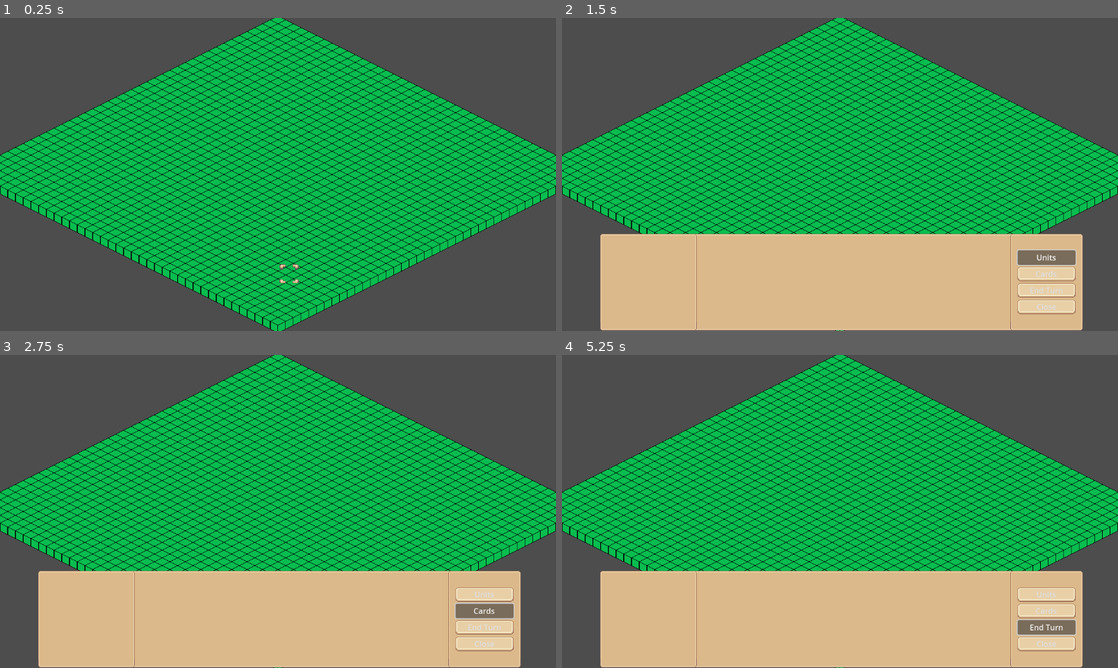
Above: before the commit, frames 1-4 (two rows, left to right).
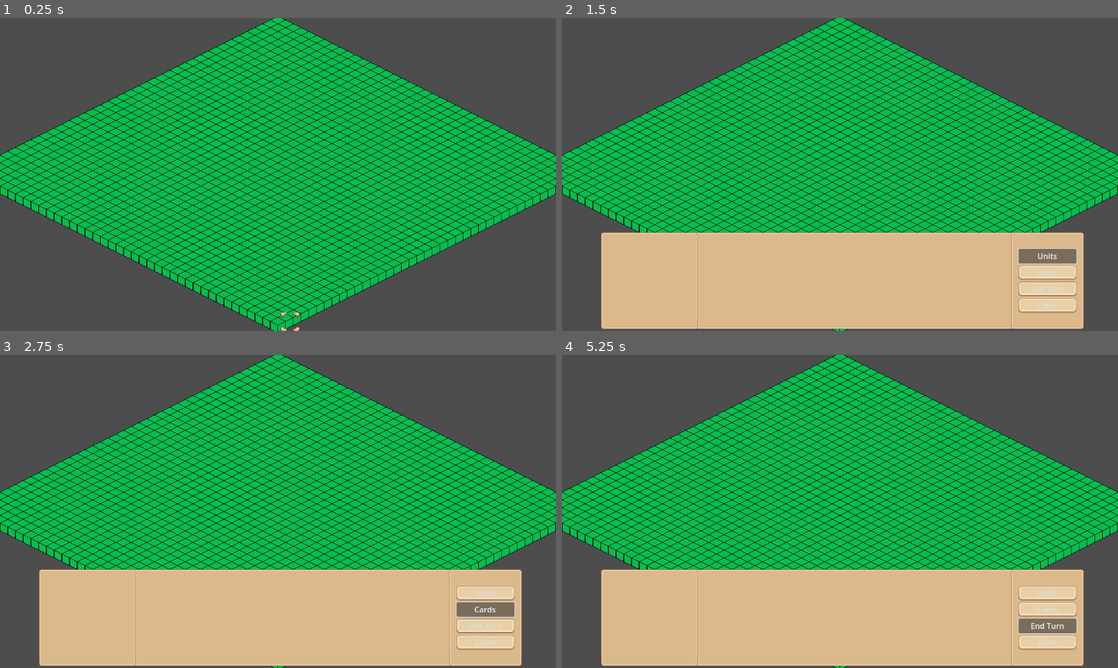
Above: after the commit, the same moments.

Repository: Heese-Gymnasium/Software_Projekt_Julius_Philipp
Game: Godot game, scene res://scenes/main.tscn
The game is run twice, just before and just after one commit, with the same random seed, the same clock (stepped at 60 frames per second) and the same inputs.
Inputs (mouse positions are in pixels of both pictures, inside the frame that each line leads up to; where the layout moved, square brackets give the same spot in the first picture):
- Up to frame 1 (0.25 s): no input
- Up to frame 2 (1.5 s): click (851, 321) [851, 274] at 0.5 s; click "Units" at 1.25 s
- Up to frame 3 (2.75 s): click "Cards" at 2 s
- Up to frame 4 (5.25 s): click "End Turn" at 2.75 s; click "Units" at 3.5 s; click "Cards" at 4.25 s; click "End Turn" at 5 s

The runs differ from the first frame. In frame 1, 0.1% of the frame differs, in the area x 50-54%, y 78-100%; in frame 2, 3.0%, in the area x 6-94%, y 68-100%; in frame 3, 3.0%; in frame 4, 2.9%.

Commit message:
ui_in_main_patch

Diff:
--- a/scenes/ingame_ui.tscn
+++ b/scenes/ingame_ui.tscn
@@ -23,27 +23,45 @@
 grow_horizontal = 2
 grow_vertical = 2
 
-[node name="Control_Menue" type="MarginContainer" parent="."]
+[node name="MarginContainer" type="MarginContainer" parent="."]
 layout_mode = 1
 anchors_preset = 15
 anchor_right = 1.0
 anchor_bottom = 1.0
 grow_horizontal = 2
 grow_vertical = 2
+
+[node name="Control" type="Control" parent="MarginContainer"]
+layout_mode = 2
+size_flags_horizontal = 4
+size_flags_vertical = 8
+
+[node name="Control_Menue" type="MarginContainer" parent="MarginContainer/Control"]
+layout_mode = 1
+anchors_preset = 7
+anchor_left = 0.5
+anchor_top = 1.0
+anchor_right = 0.5
+anchor_bottom = 1.0
+offset_left = -500.0
+offset_top = -204.0
+offset_right = 500.0
+grow_horizontal = 2
+grow_vertical = 0
 script = ExtResource("1_h2rwu")
 
-[node name="main_ui" type="VBoxContainer" parent="Control_Menue"]
+[node name="main_ui" type="VBoxContainer" parent="MarginContainer/Control/Control_Menue"]
 layout_mode = 2
 size_flags_horizontal = 0
 size_flags_vertical = 8
 
-[node name="main_ui_shell" type="MarginContainer" parent="Control_Menue/main_ui"]
+[node name="main_ui_shell" type="MarginContainer" parent="MarginContainer/Control/Control_Menue/main_ui"]
 custom_minimum_size = Vector2(1000, 200)
 layout_mode = 2
 size_flags_horizontal = 0
 size_flags_vertical = 8
 
-[node name="Backround" type="NinePatchRect" parent="Control_Menue/main_ui/main_ui_shell"]
+[node name="Backround" type="NinePatchRect" parent="MarginContainer/Control/Control_Menue/main_ui/main_ui_shell"]
 layout_mode = 2
 texture = ExtResource("1_v3yap")
 region_rect = Rect2(741, 38, 22, 22)
@@ -52,19 +70,19 @@
 patch_margin_right = 4
 patch_margin_bottom = 4
 
-[node name="seperator" type="Control" parent="Control_Menue/main_ui"]
+[node name="seperator" type="Control" parent="MarginContainer/Control/Control_Menue/main_ui"]
 layout_mode = 2
 
-[node name="Stats" type="VBoxContainer" parent="Control_Menue"]
+[node name="Stats" type="VBoxContainer" parent="MarginContainer/Control/Control_Menue"]
 layout_mode = 2
 size_flags_horizontal = 0
 size_flags_vertical = 8
 
-[node name="Stats_shell" type="MarginContainer" parent="Control_Menue/Stats"]
+[node name="Stats_shell" type="MarginContainer" parent="MarginContainer/Control/Control_Menue/Stats"]
 custom_minimum_size = Vector2(200, 200)
 layout_mode = 2
 
-[node name="Backround" type="NinePatchRect" parent="Control_Menue/Stats/Stats_shell"]
+[node name="Backround" type="NinePatchRect" parent="MarginContainer/Control/Control_Menue/Stats/Stats_shell"]
 layout_mode = 2
 texture = ExtResource("1_v3yap")
 region_rect = Rect2(741, 38, 22, 22)
@@ -73,20 +91,20 @@
 patch_margin_right = 4
 patch_margin_bottom = 4
 
-[node name="Seperator" type="Control" parent="Control_Menue/Stats"]
+[node name="Seperator" type="Control" parent="MarginContainer/Control/Control_Menue/Stats"]
 layout_mode = 2
 
-[node name="Ui_Control" type="VBoxContainer" parent="Control_Menue"]
+[node name="Ui_Control" type="VBoxContainer" parent="MarginContainer/Control/Control_Menue"]
 layout_mode = 2
 size_flags_vertical = 8
 
-[node name="Ui_Control_shell" type="MarginContainer" parent="Control_Menue/Ui_Control"]
+[node name="Ui_Control_shell" type="MarginContainer" parent="MarginContainer/Control/Control_Menue/Ui_Control"]
 custom_minimum_size = Vector2(150, 200)
 layout_mode = 2
 size_flags_horizontal = 8
 size_flags_vertical = 8
 
-[node name="Backround" type="NinePatchRect" parent="Control_Menue/Ui_Control/Ui_Control_shell"]
+[node name="Backround" type="NinePatchRect" parent="MarginContainer/Control/Control_Menue/Ui_Control/Ui_Control_shell"]
 layout_mode = 2
 texture = ExtResource("1_v3yap")
 region_rect = Rect2(741, 38, 22, 22)
@@ -95,13 +113,13 @@
 patch_margin_right = 4
 patch_margin_bottom = 4
 
-[node name="Button_shell" type="VBoxContainer" parent="Control_Menue/Ui_Control/Ui_Control_shell"]
+[node name="Button_shell" type="VBoxContainer" parent="MarginContainer/Control/Control_Menue/Ui_Control/Ui_Control_shell"]
 layout_mode = 2
 size_flags_horizontal = 4
 size_flags_vertical = 4
 script = ExtResource("2_h2rwu")
 
-[node name="Units" type="Button" parent="Control_Menue/Ui_Control/Ui_Control_shell/Button_shell"]
+[node name="Units" type="Button" parent="MarginContainer/Control/Control_Menue/Ui_Control/Ui_Control_shell/Button_shell"]
 custom_minimum_size = Vector2(120, 30)
 layout_mode = 2
 size_flags_horizontal = 4
@@ -109,7 +127,7 @@
 theme_override_styles/normal = SubResource("StyleBoxTexture_031h6")
 text = "Units"
 
-[node name="Cards" type="Button" parent="Control_Menue/Ui_Control/Ui_Control_shell/Button_shell"]
+[node name="Cards" type="Button" parent="MarginContainer/Control/Control_Menue/Ui_Control/Ui_Control_shell/Button_shell"]
 custom_minimum_size = Vector2(120, 30)
 layout_mode = 2
 size_flags_horizontal = 4
@@ -117,7 +135,7 @@
 theme_override_styles/normal = SubResource("StyleBoxTexture_031h6")
 text = "Cards"
 
-[node name="End_Turn" type="Button" parent="Control_Menue/Ui_Control/Ui_Control_shell/Button_shell"]
+[node name="End_Turn" type="Button" parent="MarginContainer/Control/Control_Menue/Ui_Control/Ui_Control_shell/Button_shell"]
 custom_minimum_size = Vector2(120, 30)
 layout_mode = 2
 size_flags_horizontal = 4
@@ -125,7 +143,7 @@
 theme_override_styles/normal = SubResource("StyleBoxTexture_031h6")
 text = "End Turn"
 
-[node name="Close_Menue" type="Button" parent="Control_Menue/Ui_Control/Ui_Control_shell/Button_shell"]
+[node name="Close_Menue" type="Button" parent="MarginContainer/Control/Control_Menue/Ui_Control/Ui_Control_shell/Button_shell"]
 custom_minimum_size = Vector2(120, 30)
 layout_mode = 2
 size_flags_horizontal = 4
@@ -134,10 +152,10 @@
 text = "Close"
 autowrap_mode = 3
 
-[node name="seperator" type="Control" parent="Control_Menue/Ui_Control"]
+[node name="seperator" type="Control" parent="MarginContainer/Control/Control_Menue/Ui_Control"]
 layout_mode = 2
 
-[node name="mini_menue" type="MarginContainer" parent="."]
+[node name="mini_menue" type="MarginContainer" parent="MarginContainer/Control"]
 layout_mode = 1
 anchors_preset = 2
 anchor_top = 1.0
@@ -147,11 +165,11 @@
 grow_vertical = 0
 script = ExtResource("4_hifx3")
 
-[node name="Button" type="Button" parent="mini_menue"]
+[node name="Button" type="Button" parent="MarginContainer/Control/mini_menue"]
 layout_mode = 2
 theme_override_styles/normal = SubResource("StyleBoxTexture_npobg")
 
-[connection signal="pressed" from="Control_Menue/Ui_Control/Ui_Control_shell/Button_shell/Close_Menue" to="Control_Menue" method="_on_close_menue_pressed"]
-[connection signal="pressed" from="Control_Menue/Ui_Control/Ui_Control_shell/Button_shell/Close_Menue" to="mini_menue" method="_on_close_menue_pressed"]
-[connection signal="pressed" from="mini_menue/Button" to="Control_Menue" method="_on_button_pressed"]
-[connection signal="pressed" from="mini_menue/Button" to="mini_menue" method="_on_button_pressed"]
+[connection signal="pressed" from="MarginContainer/Control/Control_Menue/Ui_Control/Ui_Control_shell/Button_shell/Close_Menue" to="MarginContainer/Control/Control_Menue" method="_on_close_menue_pressed"]
+[connection signal="pressed" from="MarginContainer/Control/Control_Menue/Ui_Control/Ui_Control_shell/Button_shell/Close_Menue" to="MarginContainer/Control/mini_menue" method="_on_close_menue_pressed"]
+[connection signal="pressed" from="MarginContainer/Control/mini_menue/Button" to="MarginContainer/Control/Control_Menue" method="_on_button_pressed"]
+[connection signal="pressed" from="MarginContainer/Control/mini_menue/Button" to="MarginContainer/Control/mini_menue" method="_on_button_pressed"]
--- a/scenes/main.tscn
+++ b/scenes/main.tscn
@@ -207,8 +207,8 @@
 anchor_left = 0.5
 anchor_top = 1.0
 anchor_right = 0.5
-offset_left = 3.0
-offset_top = 225.0
-offset_right = 3.0
-offset_bottom = 225.0
+offset_left = 5.0
+offset_top = 324.0
+offset_right = 5.0
+offset_bottom = 324.0
 grow_vertical = 0
